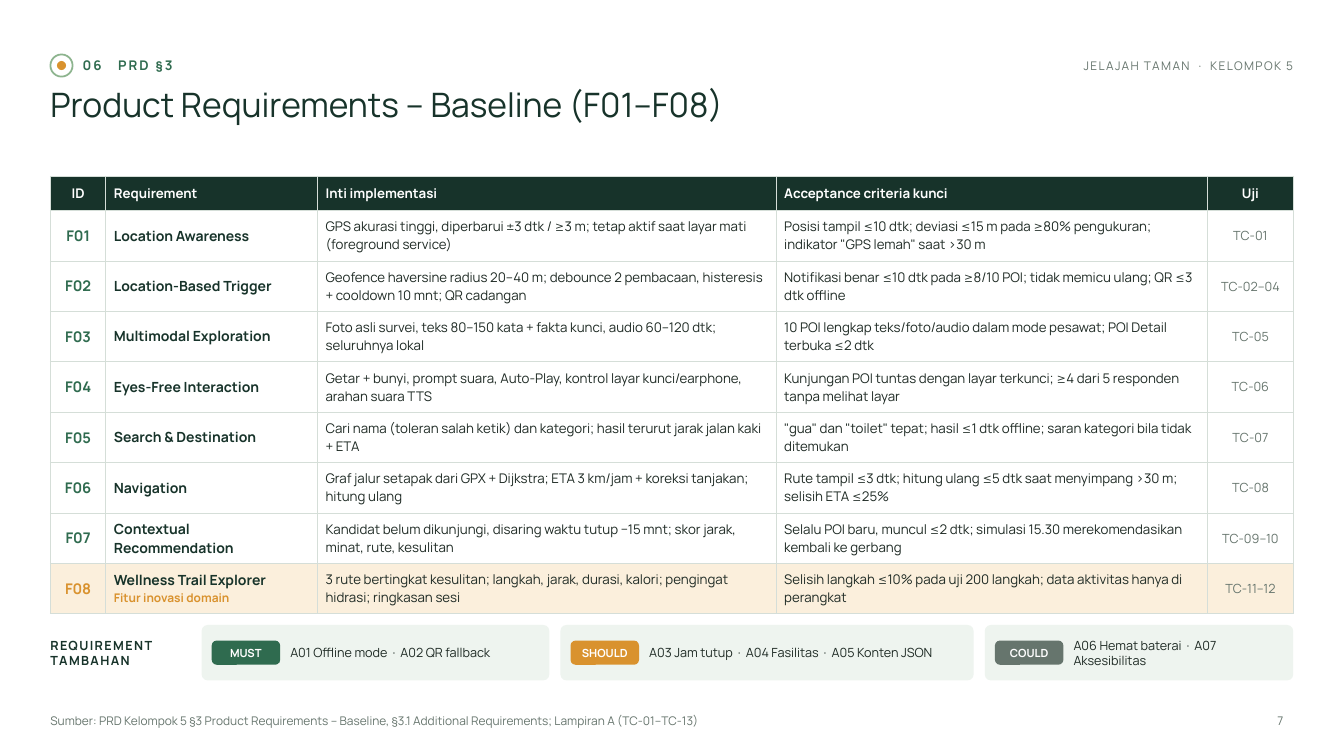
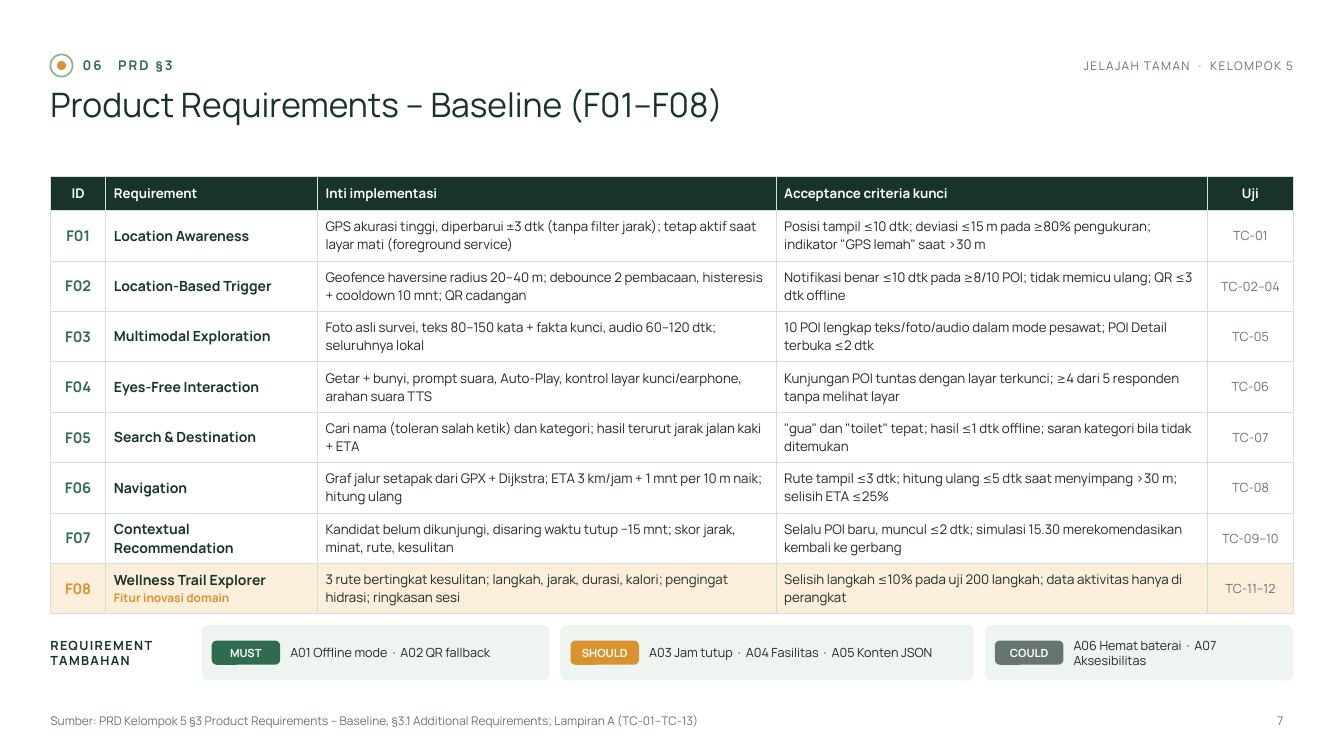
Before and after one commit to keaneplim/Transformasi-Digital-UAS, a slide deck: slide 7 of docs/presentation/Presentasi_Kel5_Jelajah_Taman.pptx. Drawn at 1344x756 pixels with LibreOffice and Linux fonts; fonts in the diff are those of the drawing. Boxes give left, top, right and bottom in pixels: in the first picture for what was removed or moved away, otherwise in the second. Text is boxed around its words. In the diff, an @@ line names an element or a change of style, - is before the commit and + after.

```diff
--- a/docs/presentation/Presentasi_Kel5_Jelajah_Taman.pptx
+++ b/docs/presentation/Presentasi_Kel5_Jelajah_Taman.pptx
@@ table at (50, 176, 1294, 610) @@
-row 2, column 3: GPS akurasi tinggi, diperbarui ±3 dtk / ≥3 m; tetap aktif saat layar mati (foreground service)
+row 2, column 3: GPS akurasi tinggi, diperbarui ±3 dtk (tanpa filter jarak); tetap aktif saat layar mati (foreground service)
-row 7, column 3: Graf jalur setapak dari GPX + Dijkstra; ETA 3 km/jam + koreksi tanjakan; hitung ulang
+row 7, column 3: Graf jalur setapak dari GPX + Dijkstra; ETA 3 km/jam + 1 mnt per 10 m naik; hitung ulang
```
Also in this commit, not shown: 3 other slides changed, 18 other files.
